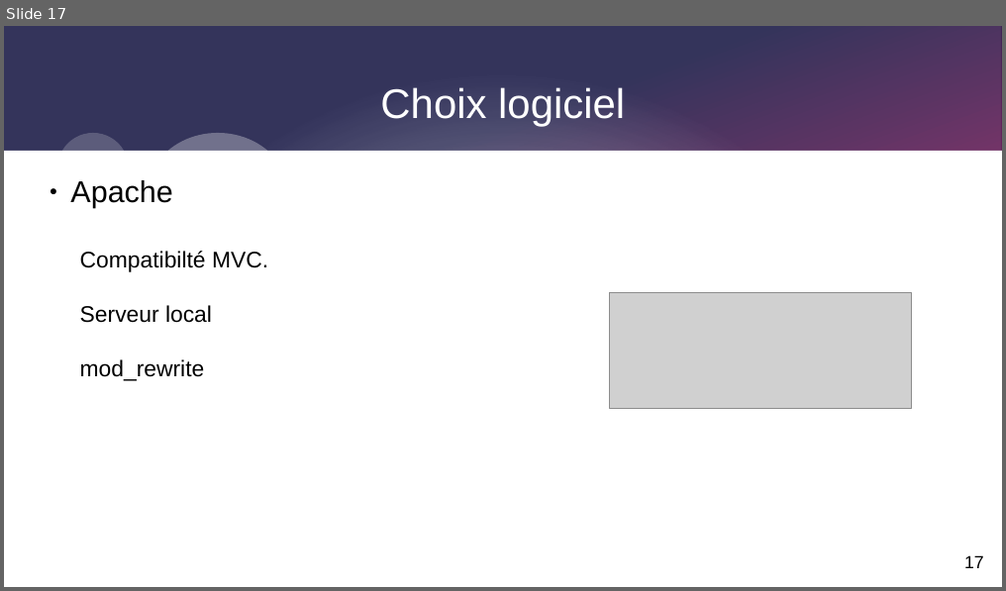
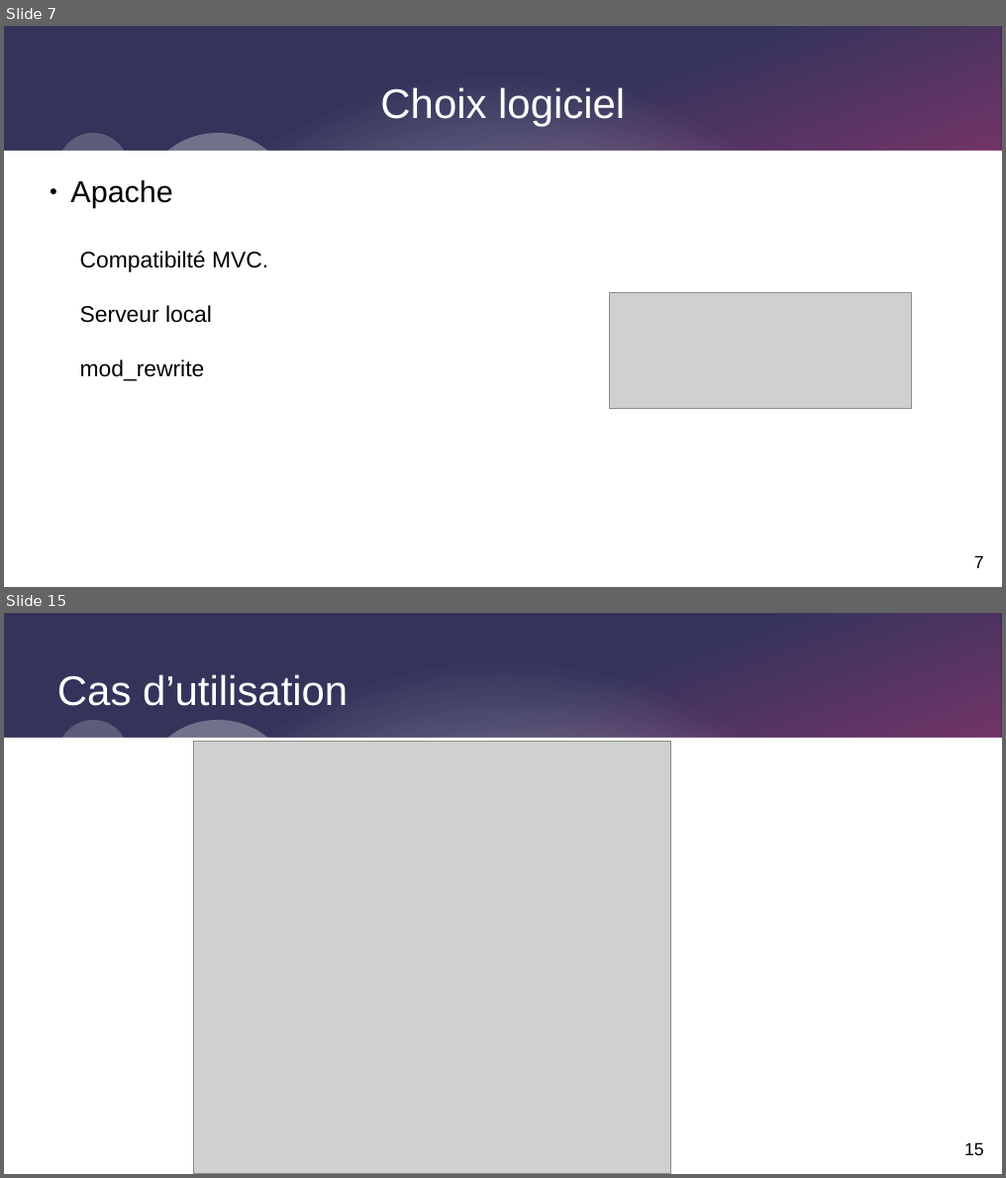
Before and after one commit to Corentinh2/PROJET_GESTIONNAIRE_DE_CHARGE, a slide deck: Diapo_revue1_projet.odp. Shown one above the other, each under a label of ours: slide 17 before the commit, slides 7 and 15 after it; the slides between them are not shown. The pictures are 1006x591 and 1006x1178 pixels, drawn with LibreOffice and Linux fonts; fonts in the diff are those of the drawing; grey boxes stand for pictures. Boxes give left, top, right and bottom in pixels: in the first picture for what was removed or moved away, otherwise in the second. Text is boxed around its words. In the diff, an @@ line names an element or a change of style, - is before the commit and + after.

```diff
--- a/Diapo_revue1_projet.odp
+++ b/Diapo_revue1_projet.odp
@@ slide 15 added at bbox=[4, 613, 1002, 1174], background #FFFFFF; not listed: 5 template elements that a slide beside it also shows @@
@@ title added at bbox=[57, 674, 348, 706], 33 pt, text #FFFFFF @@
+Cas d’utilisation
@@ picture added at bbox=[194, 742, 672, 1174] @@
@@ page number added at bbox=[964, 1143, 984, 1156], 14 pt, text #000000 @@
+15
@@ what was slide 17 is now slide 7 @@
@@ page number at bbox=[974, 556, 984, 569]: text changed @@
-17
+7
```
Also in this commit, not shown: 15 slides changed, 8 other slides added, 5 slides removed, 20 other files.
